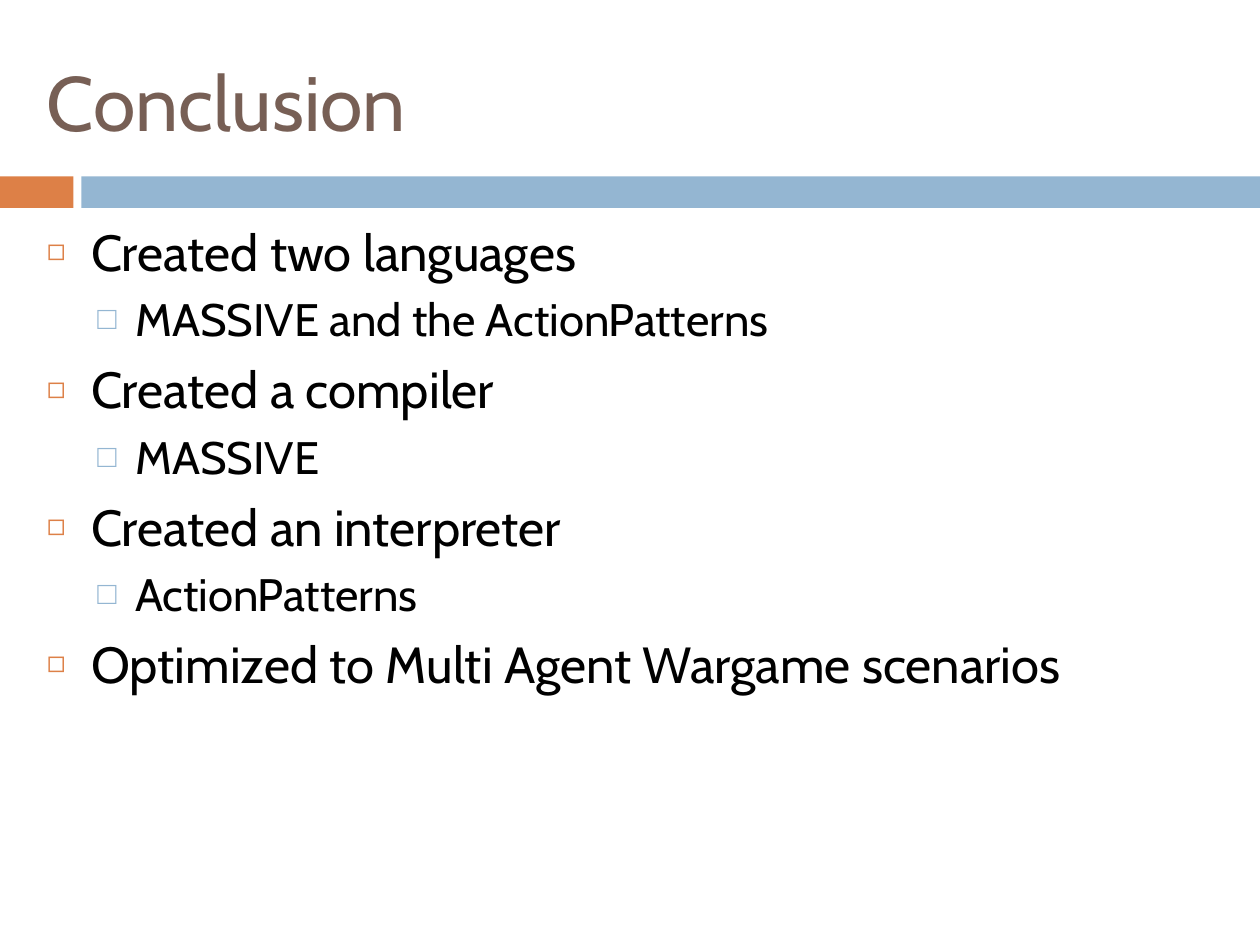
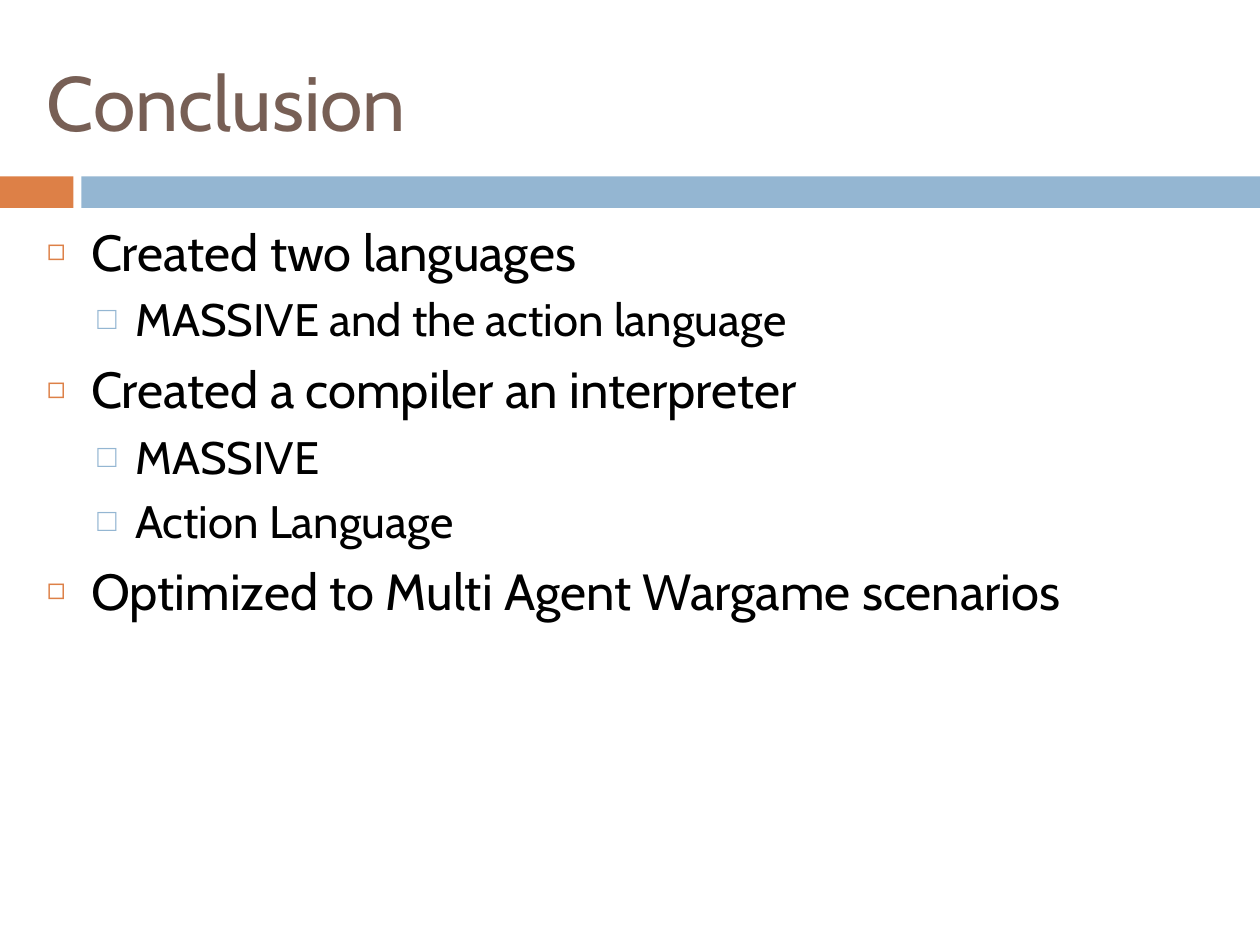
Before and after one commit to henrikklarup/sw402a, a slide deck: slide 32 of Project/præsentation/lasse.pptx (slide 34 before the commit). Drawn at 1260x945 pixels with LibreOffice and Linux fonts; fonts in the diff are those of the drawing. Boxes give left, top, right and bottom in pixels: in the first picture for what was removed or moved away, otherwise in the second. Text is boxed around its words. In the diff, an @@ line names an element or a change of style, - is before the commit and + after.

```diff
--- a/Project/præsentation/lasse.pptx
+++ b/Project/præsentation/lasse.pptx
@@ text at (x1=91, y1=302, x2=797, y2=420): text changed; size 26 to 29 pt @@
-  □ MASSIVE and the ActionPatterns
-◻ Created a compiler
+  □ MASSIVE and the action language
+◻ Created a compiler an interpreter
@@ text at (x1=135, y1=506, x2=453, y2=548): text changed; size 29 to 26 pt @@
-◻ Created an interpreter
-  □ ActionPatterns
+  □ Action Language
```
Also in this commit, not shown: 2 other slides changed, 1 slide added, 3 slides removed.
